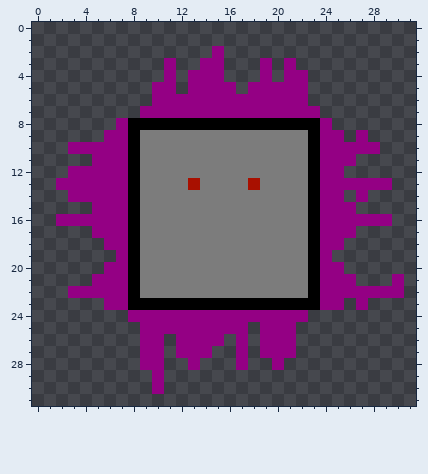
Pixel-art sprite -- assets/enemy/en_spike_square_big.png. Above, as it was before the edit.
The file is 32x32 pixels. Colours within 5 levels of each other are drawn and written as one.
The same view after the edit:
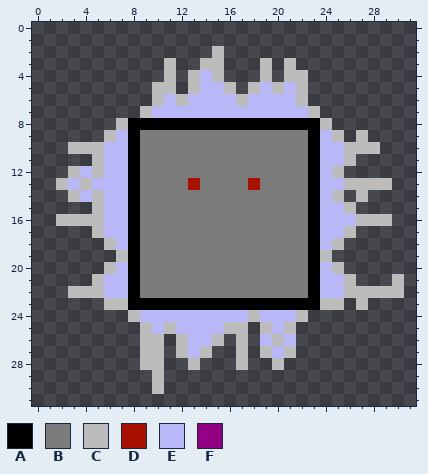
Palette (. is transparent): A #000000  B #7c7c7c  C #bcbcbc  D #a81000  E #b8b8f8  F #940084
What changed:
Changed rows in their new state; - is an unchanged pixel.
first column x 2:
 2 -------------C---------------
 3 ---------C--CC---C-C---------
 4 ---------C-CEC---C-CC--------
 5 --------CC-CEEC-CECEC--------
 6 --------CECEEEECEEEEC--------
 7 -------CEEEEEEEEEEEEEC-------
 8 -----C----------------C------
 9 ----CE----------------EC-C---
10 -CCCEE----------------EECCC--
11 ---CEE----------------EEC----
12 -CECEE----------------EC-----
13 CECEEE----------------EECCCC-
14 -CECEE----------------EC-C---
15 ---CEE----------------EEC----
16 CCCCEE----------------EEECCC-
17 ---CEE----------------EEC----
18 ----CE----------------EC-----
19 -----C----------------C------
20 ----CE----------------EC-----
21 ---CEE----------------EEC---C
22 -CCCEE----------------EECCCCC
23 ----CC----------------CC-C---
24 ------CEEEEEEEEECEEEC--------
25 -------CECEEEECC-CEC---------
26 -------CC-CEEC-C-ECE---------
27 -------CC-CEC--C-CEC---------
28 -------CC--C---C--C----------
29 --------C--------------------
30 --------C--------------------
Where, in picture pixels (left, top, right, bottom), the same in both pictures:
changed: (56, 46, 404, 394)
